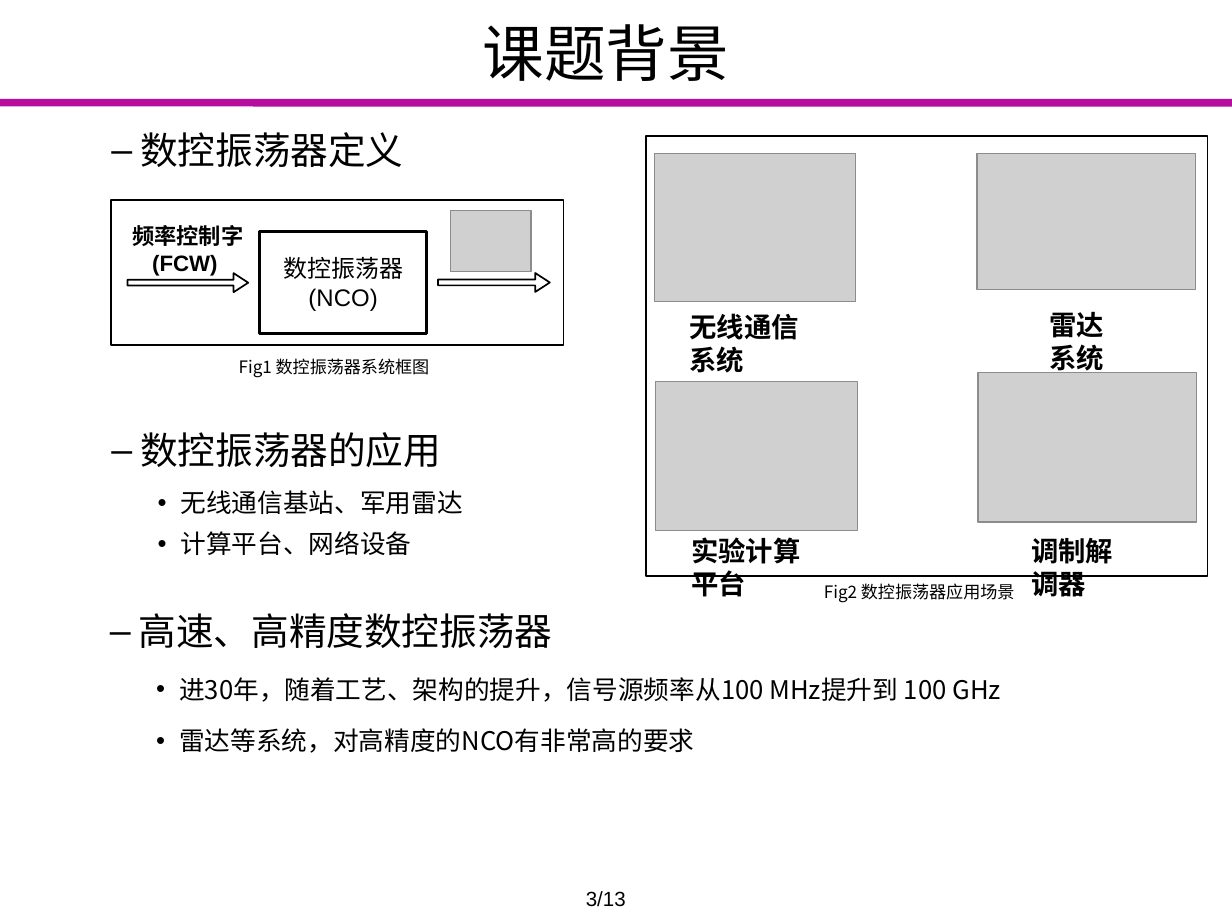
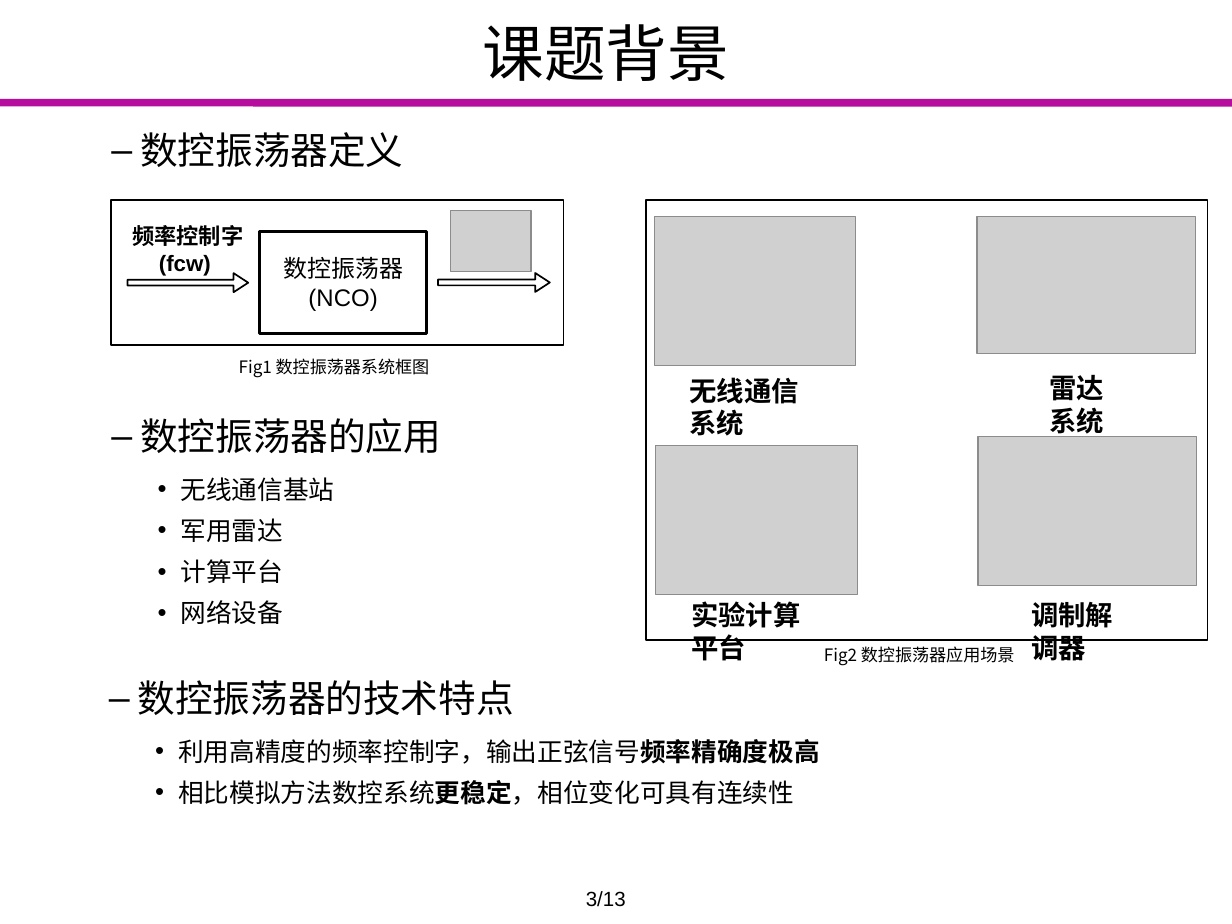
Before and after one commit to Markov2016/lunwen, a slide deck: slide 3 of dabian/杨一雄_毕业设计答辩.pptx. Drawn at 1232x924 pixels with LibreOffice and Linux fonts; fonts in the diff are those of the drawing; grey boxes stand for pictures; background and template pictures are left out. Boxes give left, top, right and bottom in pixels: in the first picture for what was removed or moved away, otherwise in the second. Text is boxed around its words. In the diff, an @@ line names an element or a change of style, - is before the commit and + after.

Commit message:
0608

```diff
--- a/dabian/杨一雄_毕业设计答辩.pptx
+++ b/dabian/杨一雄_毕业设计答辩.pptx
@@ 4 pictures, 3 texts, 1 rectangle: place and size @@
-4 pictures, 3 texts, 1 rectangle at bbox=[646, 137, 1207, 603]
+4 pictures, 3 texts, 1 rectangle at bbox=[646, 200, 1207, 666]
@@ text at bbox=[132, 225, 243, 276]: text changed @@
-频率控制字(FCW)
+频率控制字(fcw)
@@ text "数控振荡器的应用": place and size @@
-text "数控振荡器的应用" at bbox=[140, 432, 463, 555]
+text "数控振荡器的应用" at bbox=[140, 418, 441, 624]
@@ text at bbox=[181, 477, 335, 624]: text changed @@
-    • 无线通信基站、军用雷达
-    • 计算平台、网络设备
+    • 无线通信基站
+    • 军用雷达
+    • 计算平台
+    • 网络设备
@@ text "实验计算平台": place and size @@
-text "实验计算平台" at bbox=[691, 537, 800, 597]
+text "实验计算平台" at bbox=[691, 601, 800, 661]
@@ text "调制解调器": place and size @@
-text "调制解调器" at bbox=[1031, 538, 1113, 602]
+text "调制解调器" at bbox=[1031, 602, 1113, 665]
@@ text removed at bbox=[139, 613, 1001, 753] @@
-  – 高速、高精度数控振荡器
-    • 进30年，随着工艺、架构的提升，信号源频率从100 MHz提升到 100 GHz
-    • 雷达等系统，对高精度的NCO有非常高的要求
@@ text added at bbox=[138, 680, 820, 805], 15 pt, text #000000 @@
+  – 数控振荡器的技术特点
+    • 利用高精度的频率控制字，输出正弦信号频率精确度极高
+    • 相比模拟方法数控系统更稳定，相位变化可具有连续性
```
